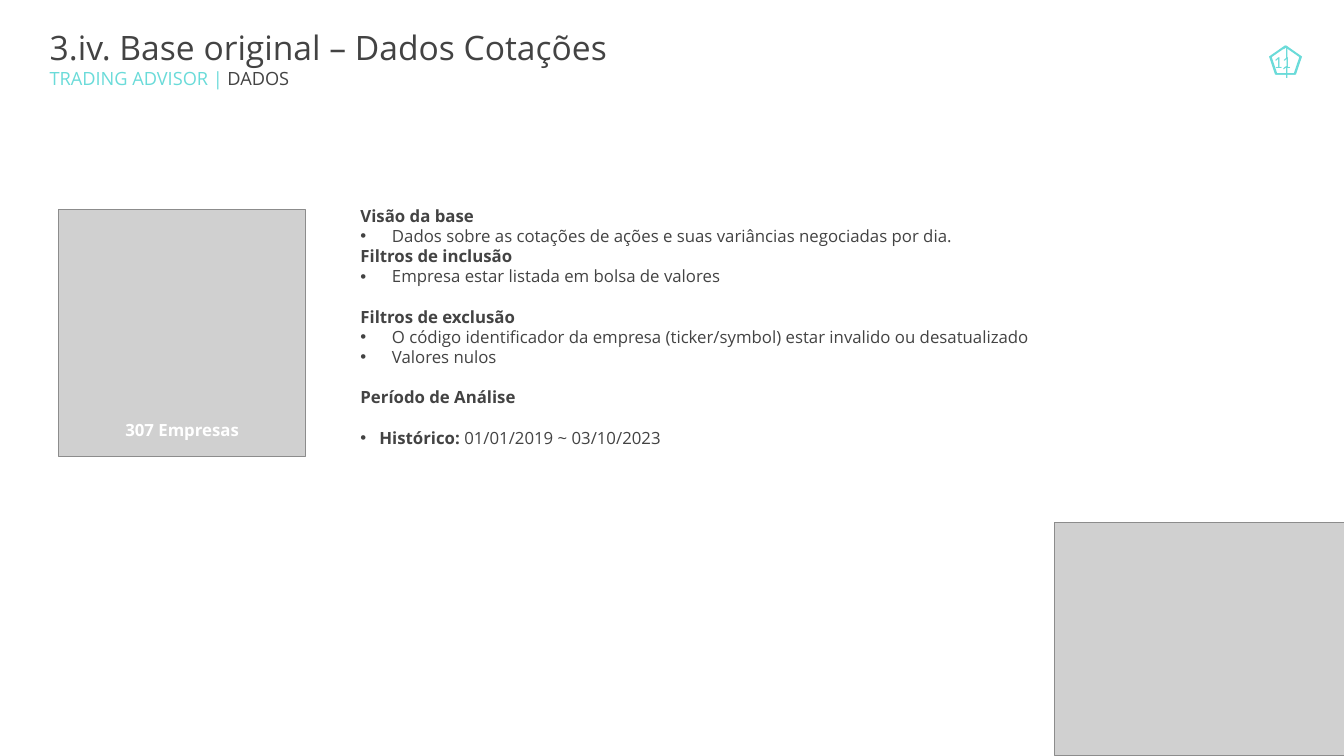
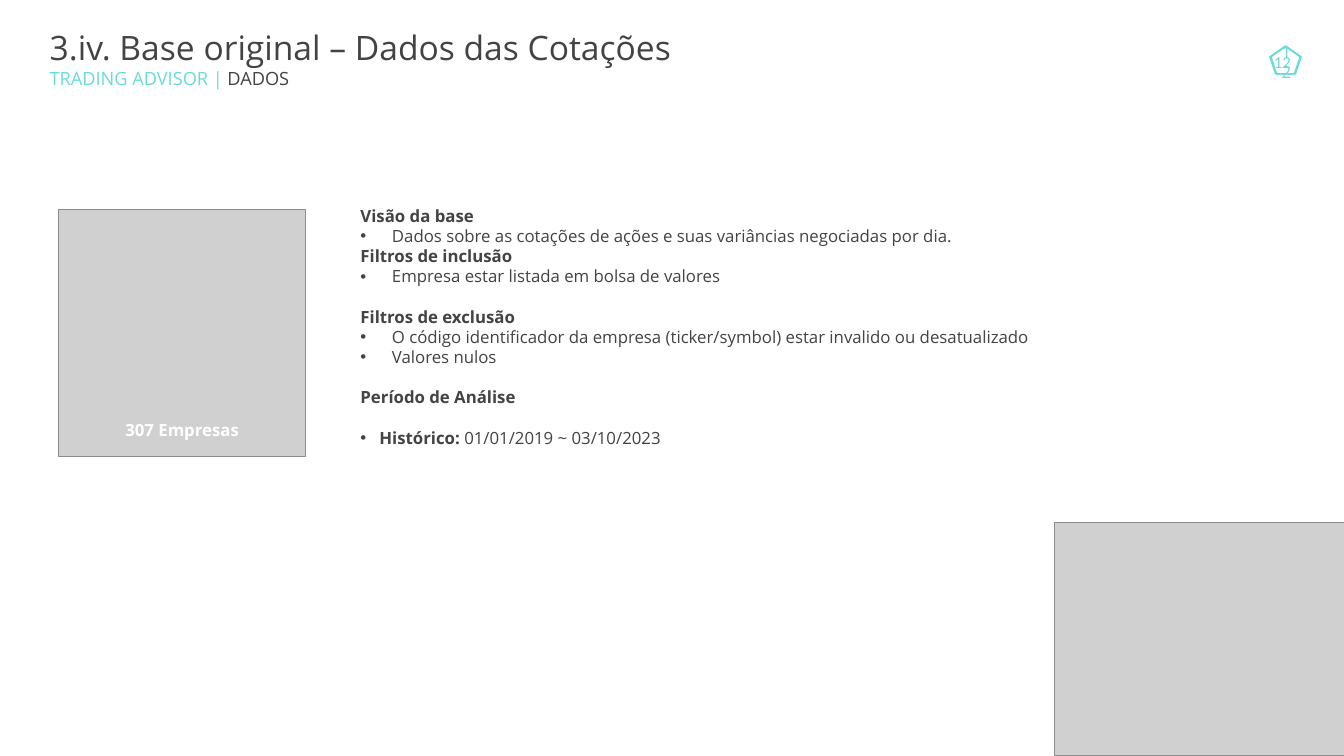
Before and after one commit to aalvesrpg/tcc-fia-trading-advisor, a slide deck: slide 12 of docs/apresentacao_tcc_fia_trading_advisor.pptx (slide 11 before the commit). Drawn at 1344x756 pixels with LibreOffice and Linux fonts; fonts in the diff are those of the drawing; grey boxes stand for pictures; background and template pictures are left out. Boxes give left, top, right and bottom in pixels: in the first picture for what was removed or moved away, otherwise in the second. Text is boxed around its words. In the diff, an @@ line names an element or a change of style, - is before the commit and + after.

```diff
--- a/docs/apresentacao_tcc_fia_trading_advisor.pptx
+++ b/docs/apresentacao_tcc_fia_trading_advisor.pptx
@@ text at (50, 34, 671, 68): text changed @@
-3.iv. Base original – Dados Cotações
+3.iv. Base original – Dados das Cotações
@@ page number at (1261, 42, 1305, 83): text changed @@
-11
+12
@@ page number at (1274, 55, 1291, 73): text changed @@
-11
+12
```
Also in this commit, not shown: 2 other slides changed, 4 slides added, 1 slide removed.
